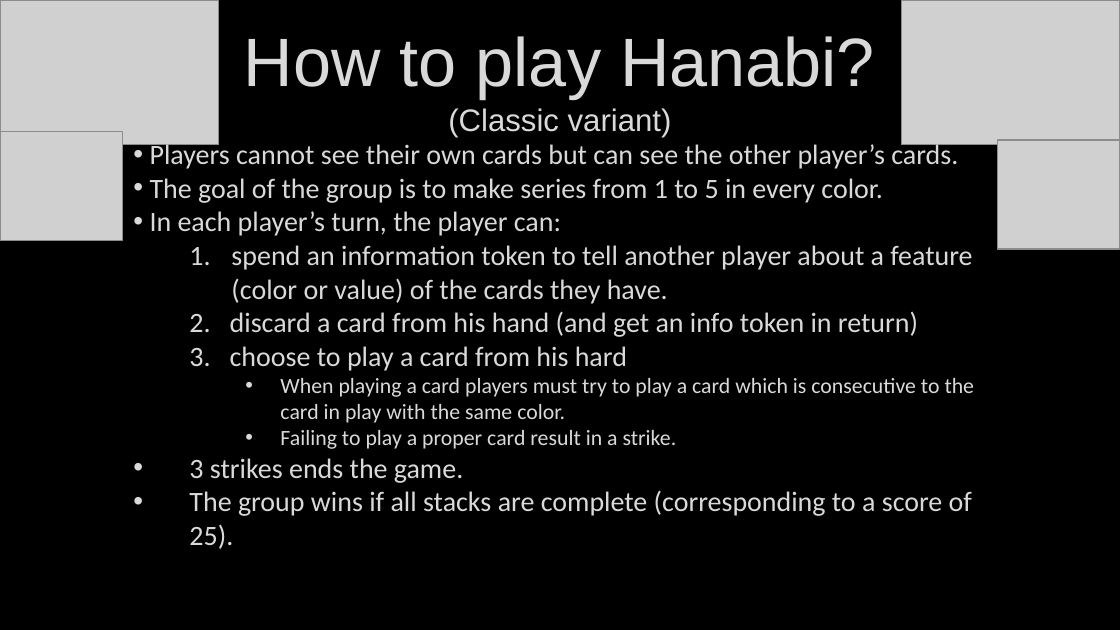
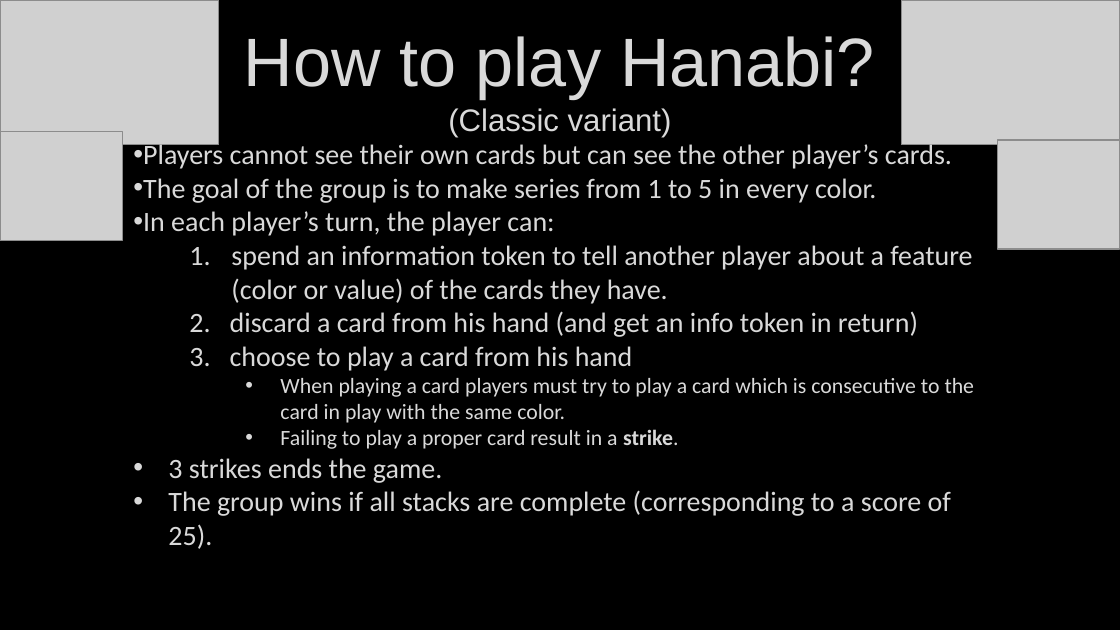
Before and after one commit to Untzi/ec_hanabi, a slide deck: slide 4 of hanabi (1).pptx. Drawn at 1120x630 pixels with LibreOffice and Linux fonts; fonts in the diff are those of the drawing; grey boxes stand for pictures. Boxes give left, top, right and bottom in pixels: in the first picture for what was removed or moved away, otherwise in the second. Text is boxed around its words. In the diff, an @@ line names an element or a change of style, - is before the commit and + after.

```diff
--- a/hanabi (1).pptx
+++ b/hanabi (1).pptx
@@ text at <box>189,346,632,371</box>: text changed @@
-  3. choose to play a card from his hard
+  3. choose to play a card from his hand
@@ text at <box>168,429,951,549</box>: bold on in "strike."; indent changed @@
```
Also in this commit, not shown: 6 other slides changed.
